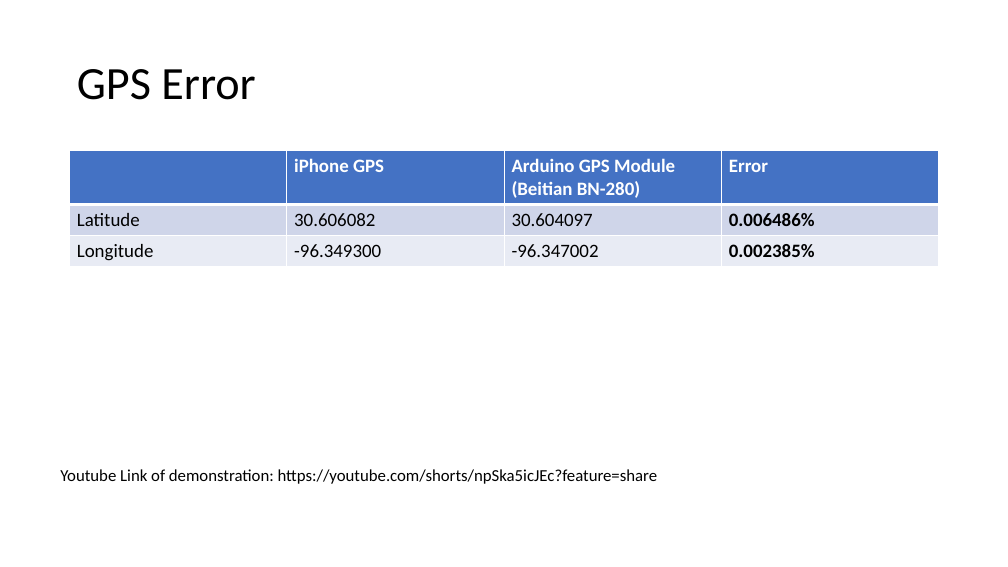
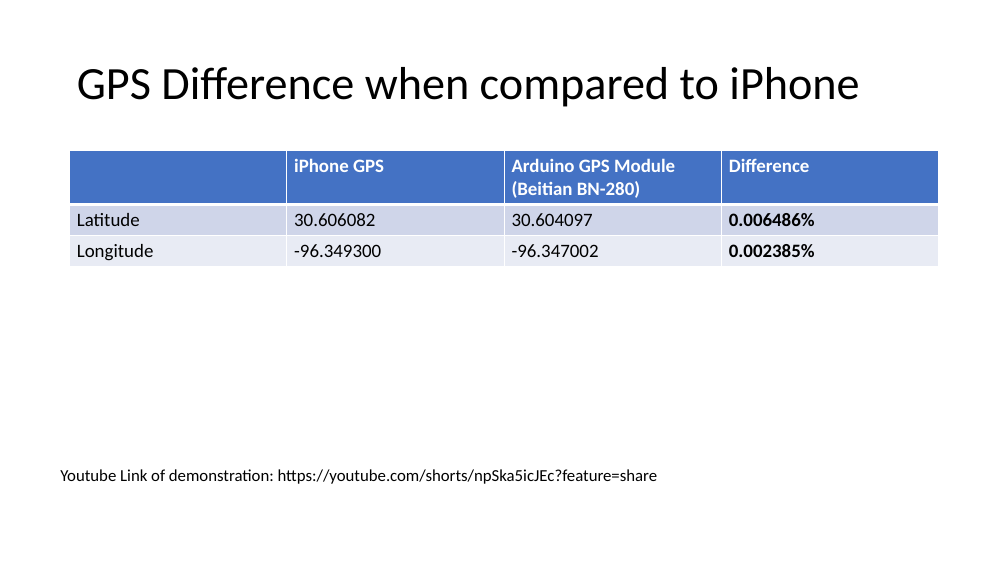
Before and after one commit to habrit/ECEN-Senior-Design-Satellite-Antenna-Tracking-System, a slide deck: slide 1 of MCU/Validation/SeniorDesignMCUppt.pptx. Drawn at 1008x567 pixels with LibreOffice and Linux fonts; fonts in the diff are those of the drawing. Boxes give left, top, right and bottom in pixels: in the first picture for what was removed or moved away, otherwise in the second. Text is boxed around its words. In the diff, an @@ line names an element or a change of style, - is before the commit and + after.

```diff
--- a/MCU/Validation/SeniorDesignMCUppt.pptx
+++ b/MCU/Validation/SeniorDesignMCUppt.pptx
@@ title at [77, 67, 859, 107]: text changed @@
-GPS Error
+GPS Difference when compared to iPhone
@@ table at [70, 151, 941, 265] @@
-row 1, column 4: Error
+row 1, column 4: Difference
```
Also in this commit, not shown: 1 other slide changed.
